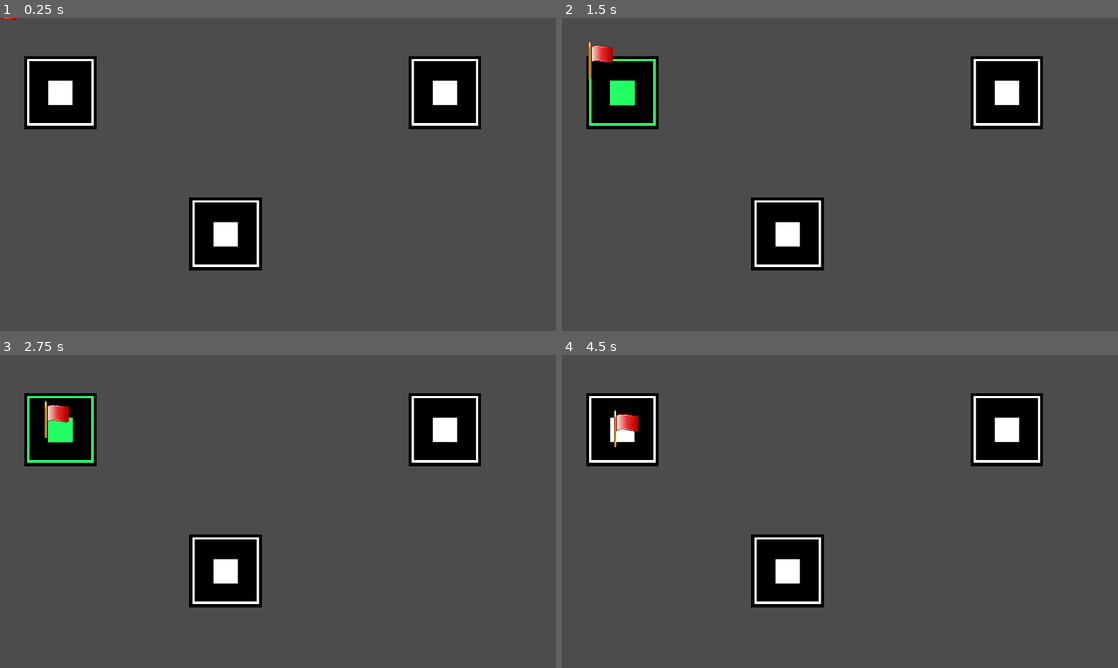
Above: before the commit, frames 1-4 (two rows, left to right).
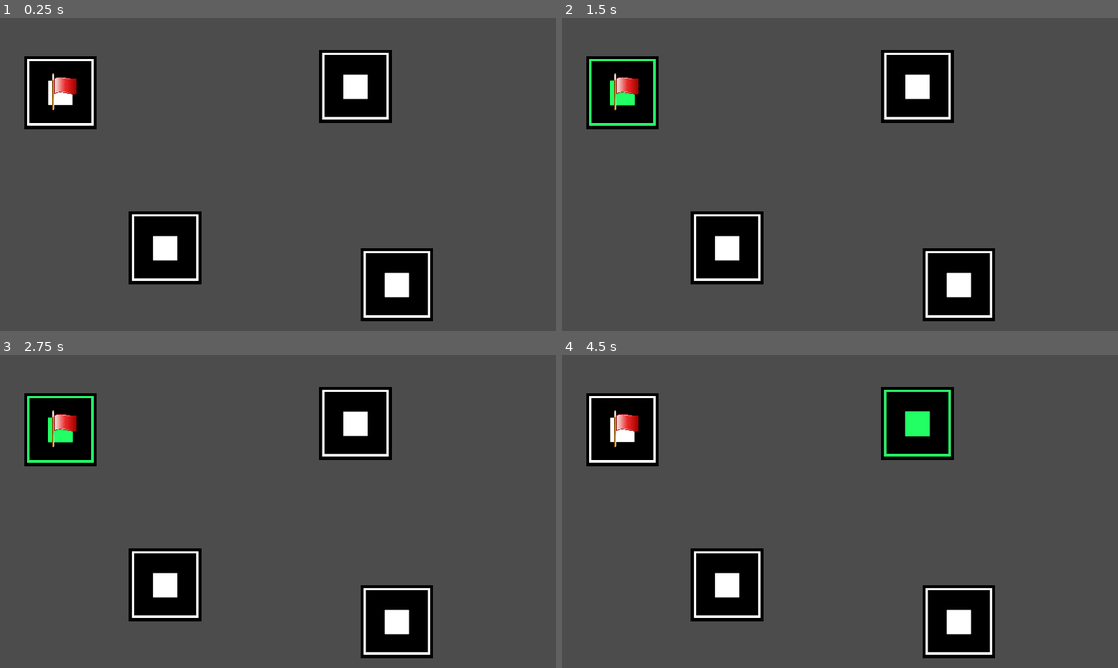
Above: after the commit, the same moments.

Repository: UnderVanCo-Op/Expeditions-Guide
Game: Godot game, scene res://Levels/Tests/Andrey.tscn
The game is run twice, just before and just after one commit, with the same random seed, the same clock (stepped at 60 frames per second) and the same inputs.
Inputs (mouse positions are in pixels of both pictures, inside the frame that each line leads up to):
- Up to frame 1 (0.25 s): no input
- Up to frame 2 (1.5 s): click (623, 93) at 0.52 s; click (623, 93) at 1.27 s
- Up to frame 3 (2.75 s): click (61, 430) at 2.02 s
- Up to frame 4 (4.5 s): move the mouse to (962, 495) at 2.77 s; move the mouse to (728, 527) at 3.52 s; tap Enter at 4.25 s; move the mouse to (895, 442) at 4.27 s

The runs differ from the first frame. In frame 1, 15% of the frame differs, in the area x 0-87%, y 0-97%; in frame 2, 15%, in the area x 4-87%, y 7-97%; in frame 3, 15%; in frame 4, 15%.

Commit message:
Restrictions on Points, start pos for player

Diff:
--- a/Game Files/GameManager.gd
+++ b/Game Files/GameManager.gd
@@ -3,18 +3,21 @@
 
 var playerScene = preload("res://Objects/Player/Player.tscn")
 var player
-var isPMoving := false			# shows if the player is moving at the moment
-var interp := 0.0				# interpolation value for Player movement
-var StartPosP := Vector2.ZERO	# start position for the same interpolation
-var EndPos := Vector2.ZERO		# end position for same also
-var lastP = null				# ref to last points for Tool, for making sosedi, updates from Points
-
-
+var isPMoving := false				# shows if the player is moving at the moment
+var interp := 0.0					# interpolation value for Player movement
+var StartPosP := Vector2.ZERO		# start position for the same interpolation
+var EndPos := Vector2.ZERO			# end position for same also
+var lastPTool = null				# ref to last points for Tool, for making sosedi, updates from Points
+var ToolModeToggle := false			# toggle instantiating ways on click
+var PlayerPoint = null				# ref to Point on which Player is standing
 
 # ---------- Starting methods ---------------------------------------------------------------------------
 # Called when the node enters the scene tree for the first time.
 func _ready() -> void:
 	call_deferred("SignalConnector")
+	PlayerPoint = get_node_or_null("../Points/Start")
+	if(!PlayerPoint):
+		push_error("GM_ERROR: No start in scene!")
 	call_deferred("StartGame")
 	pass # Replace with function body.
 
@@ -32,7 +35,8 @@
 func StartGame() -> void:
 	player = playerScene.instance()
 	get_parent().add_child(player)
-	player.position = get_global_mouse_position()
+	player.position = PlayerPoint.position
+#	player.position = get_global_mouse_position()
 	pass
 
 
@@ -41,23 +45,34 @@
 func _physics_process(delta: float) -> void:
 	if(isPMoving):
 		interp += delta * 0.7
-		player.position = StartPosP.linear_interpolate(EndPos, interp)
+		player.position = StartPosP.linear_interpolate(EndPos, interp)	# easy linear interpolation
 		if(interp >= 1):
-			print("Target reached, stopping movement")
+			print("GM: Target reached, stopping movement")
 			interp = 0.0		# just in case
 			isPMoving = false
 	pass
 
 
+# ---------- Signals income methods----------------------------------------------------------------------
+
+func s_WayButPressed(_point : StaticBody2D) -> void:
+#	print("GM: signal received from ", _point)
+	if(!isPMoving):
+		if(_point == PlayerPoint):
+			push_warning("GM_WARN: Can not move to the same Point")
+			return
+		if(_point in PlayerPoint.sosedi):
+			print("GM: moving to the adjacent Point")
+			interp = 0.0
+			StartPosP = player.position
+			EndPos = _point.position
+			isPMoving = true
+			print("GM: starting movement, StartPosP:", StartPosP, " EndPos:", EndPos)
+		else:
+			print("GM: Point is not a neighbour, can not move!!!")
+			return
+	else:
+		print("GM: Player is already moving, wait!")
+	pass
 
 # ---------- Other methods ------------------------------------------------------------------------------
-func s_WayButPressed(Point : StaticBody2D) -> void:
-	print("GM: signal received from ", Point)
-
-	interp = 0.0
-	StartPosP = player.position
-	EndPos = Point.position
-	isPMoving = true
-	print("GM: starting movement, StartPosP:", StartPosP, " EndPos:", EndPos)
-
-	pass
--- a/Levels/Tests/Andrey.tscn
+++ b/Levels/Tests/Andrey.tscn
@@ -16,14 +16,17 @@
 
 [node name="Points" type="Node2D" parent="."]
 
-[node name="Point" parent="Points" instance=ExtResource( 1 )]
+[node name="Start" parent="Points" instance=ExtResource( 1 )]
 position = Vector2( 209, 258 )
 
+[node name="Point3" parent="Points" instance=ExtResource( 1 )]
+position = Vector2( 1228, 237 )
+
 [node name="Point2" parent="Points" instance=ExtResource( 1 )]
-position = Vector2( 1537, 258 )
+position = Vector2( 571, 794 )
 
 [node name="Point4" parent="Points" instance=ExtResource( 1 )]
-position = Vector2( 780, 746 )
+position = Vector2( 1371, 921 )
 
 [node name="Ways" type="Node2D" parent="."]
 
--- a/Objects/Point/Point.gd
+++ b/Objects/Point/Point.gd
@@ -1,23 +1,22 @@
 extends StaticBody2D
 # This is Point.gd
 
-var ToolModeToggle := false		# toggle instantiating ways on click
 var sosedi := []				# where can we go from here
 var newWay = null
 
 signal WayButPressed(Point)
 
 func _ready() -> void:
-	print("ready of a point")
+#	print("ready of a point")
 	pass # Replace with function body.
 
 
 func _on_TextureButton_pressed() -> void:
-	print("Button ", self, " pressed")
-	if OS.has_feature("editor") and ToolModeToggle:	# if we are in editor / in game, launched from editor and togglemode == true
+#	print("Button ", self, " pressed")
+	if OS.has_feature("editor") and get_node("../../GameManager").ToolModeToggle:	# if we are in editor / in game launched from editor and togglemode == true
 		print("Entering tool part of a Point...")
 
-		if(!get_node("../../GameManager").lastP):		# start if there is no start
+		if(!get_node("../../GameManager").lastPTool):		# start if there is no start
 			newWay = Line2D.new()
 #			newWay.points.resize(0)		# clearing (not worked, btw)
 			newWay.default_color = Color(255, 254, 246, 255)		# Color
@@ -28,20 +27,20 @@
 
 			get_node("../../Lines").add_child(newWay)				# add to scene
 			newWay.set_owner(get_tree().current_scene)	# required to make the node visible in the Scene tree dock and persist changes made by the tool script to the saved scene file.
-			get_node("../../GameManager").lastP = self				# update last point in GM
+			get_node("../../GameManager").lastPTool = self				# update last point in GM
 
 			pass
 		else:				# end (there was start)
-			var lP = get_node("../../GameManager").lastP	# get start in variable
-			lP.sosedi.append(self)		# append self to start sosedi's
-			sosedi.append(lP)			# append start to self sosedi's
+			var lP = get_node("../../GameManager").lastPTool	# get start in variable
+#			lP.sosedi.append(self)		# append self to start sosedi's
+#			sosedi.append(lP)			# append start to self sosedi's
 			newWay = lP.newWay			# get ref to the same line2d
 			var arr : PoolVector2Array = newWay.points	# trick, again, to make this all work
 			arr.append(self.position)	# add end point pos
 			newWay.points = arr			# end of a trick
 			print("newWay size after all actions2: ", newWay.points.size())	# test print 2
 
-			get_node("../../GameManager").lastP = null		# update last point in GM to null (since there is no start now)
+			get_node("../../GameManager").lastPTool = null		# update last point in GM to null (since there is no start now)
 
 			# resaving scene with 2 point for line
 			var packed_scene = PackedScene.new()
